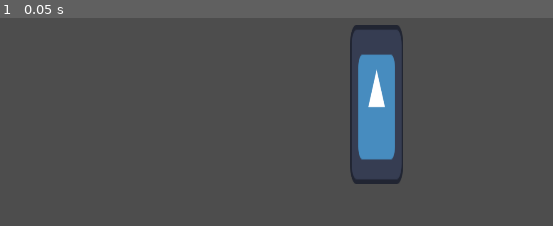
Above: before the commit, frame 1.
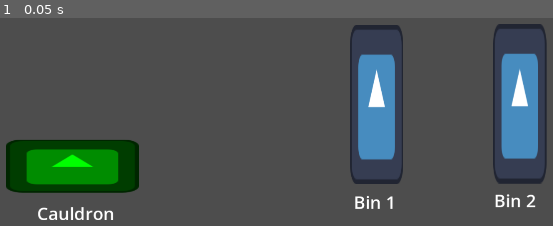
Above: after the commit, the same moment.

Repository: ramble-cu29/witches-brew-cafe
Game: Godot game, scene res://scenes/back_of_house.tscn
Same seed, same stepped clock (60 frames per second), same inputs: the game is played once before the commit and once after it. The engine's default icon, where the game draws it, is replaced by a stand-in: a white triangle on a blue panel in a dark square.
Inputs:
- Up to frame 1 (0.05 s): no input

The runs differ from the first frame. In frame 1, 11% of the frame differs, in the area x 1-99%, y 2-98%.
Error after the commit: Parse Error: Expected an expression after "=". (res://scenes/ingredient_bin.gd:13)

Commit message:
Added autoload file and created basic gameloop for BOH

Diff:
--- /dev/null
+++ b/globals.gd
@@ -0,0 +1,4 @@
+extends Node
+
+var ingredient_exists:bool = false
+var ingredient_type_global:String
--- a/project.godot
+++ b/project.godot
@@ -15,6 +15,10 @@
 config/features=PackedStringArray("4.6", "Forward Plus")
 config/icon="res://icon.svg"
 
+[autoload]
+
+Globals="*uid://bigbh3bx5ju3l"
+
 [debug]
 
 gdscript/warnings/untyped_declaration=2
@@ -25,6 +29,14 @@
 window/size/viewport_width=1920
 window/size/viewport_height=1080
 
+[input]
+
+click={
+"deadzone": 0.2,
+"events": [Object(InputEventMouseButton,"resource_local_to_scene":false,"resource_name":"","device":-1,"window_id":0,"alt_pressed":false,"shift_pressed":false,"ctrl_pressed":false,"meta_pressed":false,"button_mask":1,"position":Vector2(150, 17),"global_position":Vector2(159, 65),"factor":1.0,"button_index":1,"canceled":false,"pressed":true,"double_click":false,"script":null)
+]
+}
+
 [physics]
 
 3d/physics_engine="Jolt Physics"
--- a/scenes/back_of_house.gd
+++ b/scenes/back_of_house.gd
@@ -1,16 +1,28 @@
 extends Node
 
 var ingredient: Node = preload("res://scenes/ingredient.tscn").instantiate()
+
 
 # Called when the node enters the scene tree for the first time.
 func _ready() -> void:
 	pass # Replace with function body.
 
-
 # Called every frame. 'delta' is the elapsed time since the previous frame.
 func _process(delta: float) -> void:
 	pass
 
+func _input(event: InputEvent) -> void:
+	if event is InputEventMouseButton:
+		if event.button_index == MOUSE_BUTTON_LEFT and event.pressed == false:
+			if ingredient.is_inside_tree():
+				remove_child(ingredient)
+				Globals.ingredient_exists = false
 
-func _on_ingredient_bin_clicked() -> void:
+func _on_ingredient_bin_pressed() -> void:
 	add_child(ingredient)
+	Globals.ingredient_exists = true
+	ingredient.global_position = get_viewport().get_mouse_position()
+
+
+func _on_tool_placed() -> void:
+	print("Sprite placed!")
--- a/scenes/back_of_house.tscn
+++ b/scenes/back_of_house.tscn
@@ -2,11 +2,48 @@
 
 [ext_resource type="Script" uid="uid://bm5soup6vcox8" path="res://scenes/back_of_house.gd" id="1_io6l6"]
 [ext_resource type="PackedScene" uid="uid://djw1an2ysxeog" path="res://scenes/ingredient_bin.tscn" id="1_of34b"]
+[ext_resource type="PackedScene" uid="uid://bsowfk6i20w6x" path="res://scenes/tool.tscn" id="3_2ukpx"]
+
+[sub_resource type="Theme" id="Theme_2ukpx"]
+default_font_size = 42
 
 [node name="BackOfHouse" type="Node" unique_id=45676339]
 script = ExtResource("1_io6l6")
 
 [node name="IngredientBin" parent="." unique_id=825669269 instance=ExtResource("1_of34b")]
 position = Vector2(1203, 581)
+ingredient_type = "Type 1"
 
-[connection signal="clicked" from="IngredientBin" to="." method="_on_ingredient_bin_clicked"]
+[node name="IngredientBin2" parent="." unique_id=109695236 instance=ExtResource("1_of34b")]
+position = Vector2(1547, 579)
+ingredient_type = "Type 2"
+
+[node name="Tool" parent="." unique_id=555176367 instance=ExtResource("3_2ukpx")]
+position = Vector2(472, 729)
+
+[node name="Label" type="Label" parent="." unique_id=1597802341]
+offset_left = 387.0
+offset_top = 814.0
+offset_right = 614.0
+offset_bottom = 868.0
+theme = SubResource("Theme_2ukpx")
+text = "Cauldron"
+
+[node name="Label3" type="Label" parent="." unique_id=1208340031]
+offset_left = 1485.0
+offset_top = 783.0
+offset_right = 1605.0
+offset_bottom = 841.0
+theme = SubResource("Theme_2ukpx")
+text = "Bin 2"
+
+[node name="Label2" type="Label" parent="." unique_id=1425078915]
+offset_left = 1148.0
+offset_top = 787.0
+offset_right = 1263.0
+offset_bottom = 845.0
+theme = SubResource("Theme_2ukpx")
+text = "Bin 1"
+
+[connection signal="pressed" from="IngredientBin" to="." method="_on_ingredient_bin_pressed"]
+[connection signal="placed" from="Tool" to="." method="_on_tool_placed"]
--- /dev/null
+++ b/scenes/ingredient.gd
@@ -0,0 +1,12 @@
+extends Sprite2D
+
+const SPEED: int = 2000
+
+func _process(delta: float) -> void:
+	global_position = get_viewport().get_mouse_position()
+
+	var vec: Vector2 = get_viewport().get_mouse_position() - self.position
+
+	if vec > Vector2(0.01, 0.01):
+		vec = vec.normalized() * delta * SPEED
+		position += vec
--- a/scenes/ingredient.tscn
+++ b/scenes/ingredient.tscn
@@ -1,7 +1,9 @@
 [gd_scene format=3 uid="uid://7uedx3qj6so3"]
 
 [ext_resource type="Texture2D" uid="uid://d34ttnsb7ox0m" path="res://icon.svg" id="1_rcex7"]
+[ext_resource type="Script" uid="uid://c8yfeic4hv76r" path="res://scenes/ingredient.gd" id="2_ssx0k"]
 
 [node name="Ingredient" type="Sprite2D" unique_id=816768367]
 modulate = Color(1, 0, 0, 1)
 texture = ExtResource("1_rcex7")
+script = ExtResource("2_ssx0k")
--- a/scenes/ingredient_bin.gd
+++ b/scenes/ingredient_bin.gd
@@ -1,9 +1,15 @@
 extends Sprite2D
 
-signal clicked
+signal pressed
+signal released
+
+@export var ingredient_type: String
 
 func _input(event: InputEvent) -> void:
 	if event is InputEventMouseButton:
 		if event.button_index == MOUSE_BUTTON_LEFT and event.pressed:
 			if is_pixel_opaque(get_local_mouse_position()):
-				clicked.emit()
+				pressed.emit()
+				ingredient_type =
+		#elif event.button_index == MOUSE_BUTTON_LEFT and event.pressed == false:
+			#released.emit()
--- a/scenes/ingredient_bin.tscn
+++ b/scenes/ingredient_bin.tscn
@@ -7,3 +7,4 @@
 scale = Vector2(1, 3)
 texture = ExtResource("1_u1s5e")
 script = ExtResource("1_fausm")
+ingredient_type = null
--- /dev/null
+++ b/scenes/tool.gd
@@ -0,0 +1,9 @@
+extends Sprite2D
+
+signal placed
+
+func _input(event: InputEvent) -> void:
+	if event is InputEventMouseButton:
+		if event.button_index == MOUSE_BUTTON_LEFT and event.pressed == false and Globals.ingredient_exists:
+			if is_pixel_opaque(get_local_mouse_position()):
+				placed.emit()
--- /dev/null
+++ b/scenes/tool.tscn
@@ -0,0 +1,10 @@
+[gd_scene format=3 uid="uid://bsowfk6i20w6x"]
+
+[ext_resource type="Texture2D" uid="uid://d34ttnsb7ox0m" path="res://icon.svg" id="1_uonk4"]
+[ext_resource type="Script" uid="uid://cm7lhviv1a15q" path="res://scenes/tool.gd" id="2_d1t6i"]
+
+[node name="Tool" type="Sprite2D" unique_id=555176367]
+modulate = Color(0, 1, 0, 1)
+scale = Vector2(2.5, 1)
+texture = ExtResource("1_uonk4")
+script = ExtResource("2_d1t6i")
Not shown, added: globals.gd.uid
Not shown, added: scenes/ingredient.gd.uid
Not shown, added: scenes/tool.gd.uid
